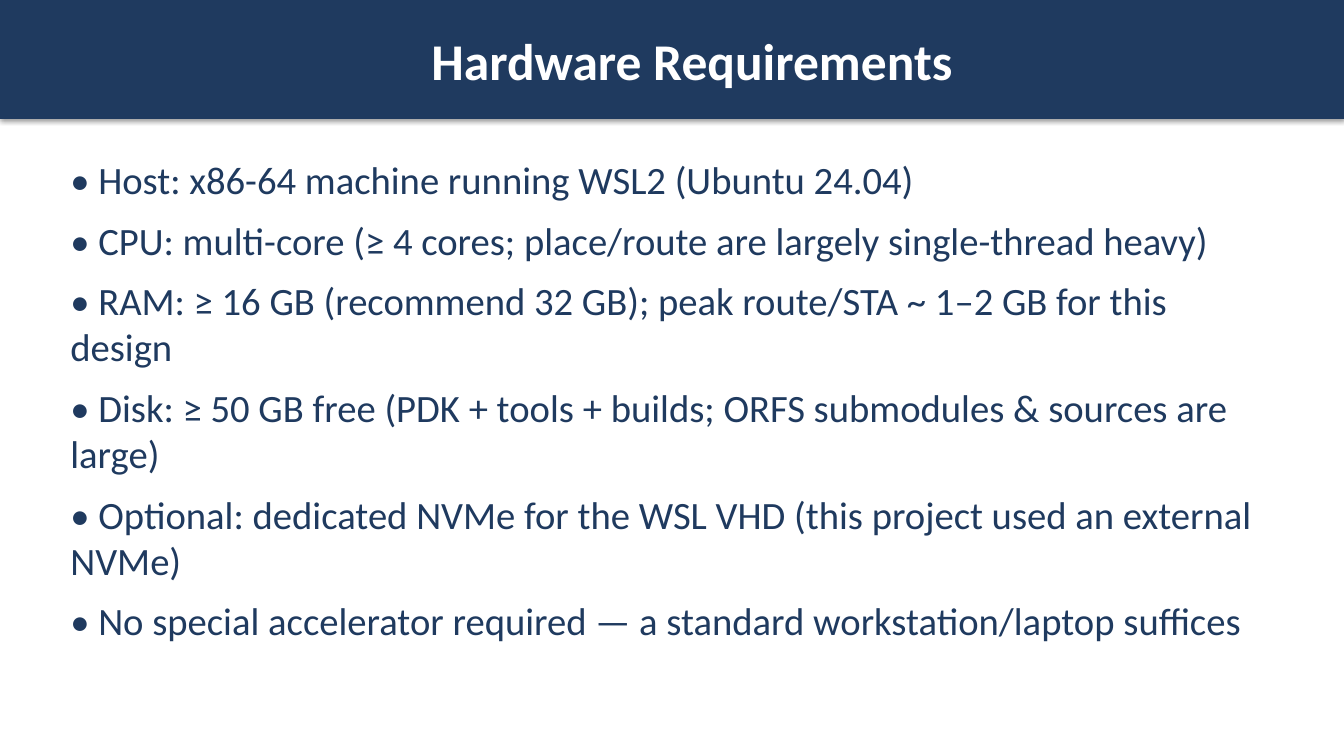
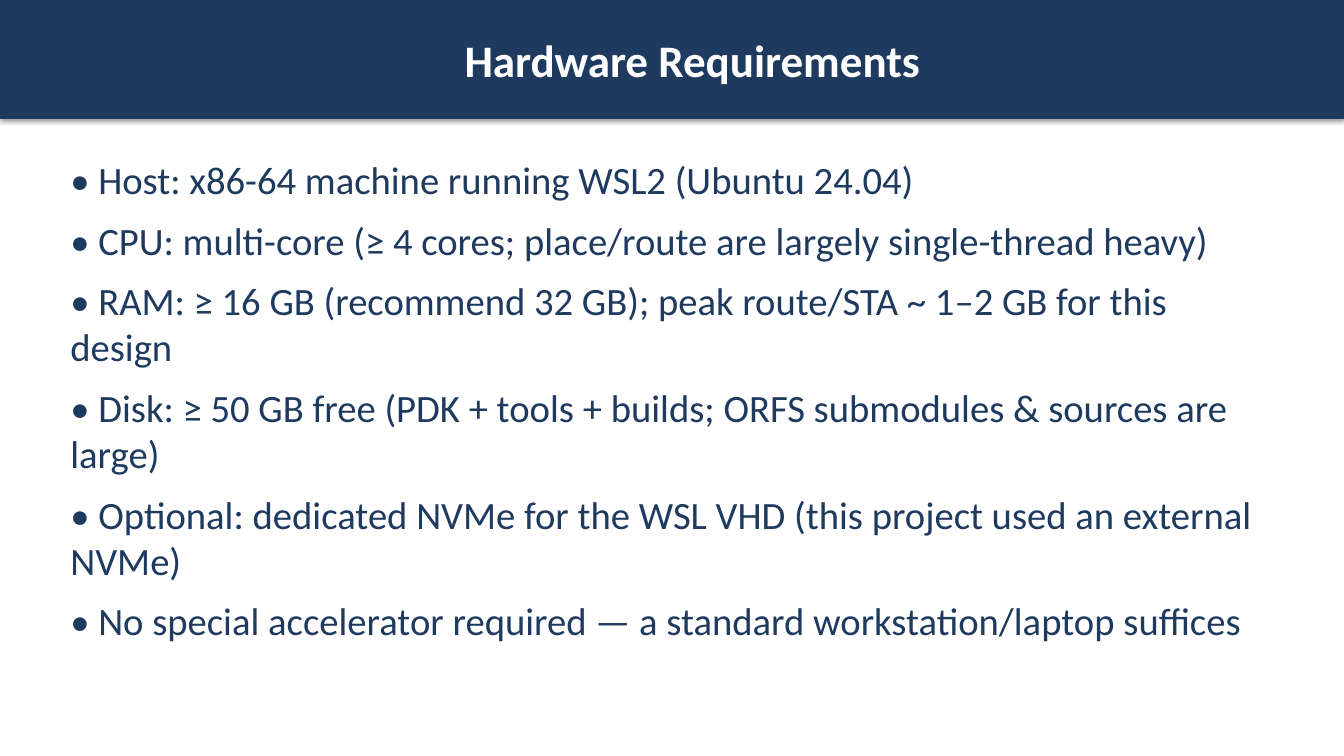
Before and after one commit to wuhannus/lunarch, a slide deck: slide 17 of flow/LUNARCH_AI_Driven_Chip_Design.pptx (slide 16 before the commit). Drawn at 1344x756 pixels with LibreOffice and Linux fonts; fonts in the diff are those of the drawing. Boxes give left, top, right and bottom in pixels: in the first picture for what was removed or moved away, otherwise in the second. Text is boxed around its words. In the diff, an @@ line names an element or a change of style, - is before the commit and + after.

```diff
--- a/flow/LUNARCH_AI_Driven_Chip_Design.pptx
+++ b/flow/LUNARCH_AI_Driven_Chip_Design.pptx
@@ rectangle "Hardware Requirements" at bbox=[0, 0, 1344, 119]: size 36.8 to 32.2 pt @@
```
Also in this commit, not shown: 18 other slides changed, 1 slide added, 7 other files.
